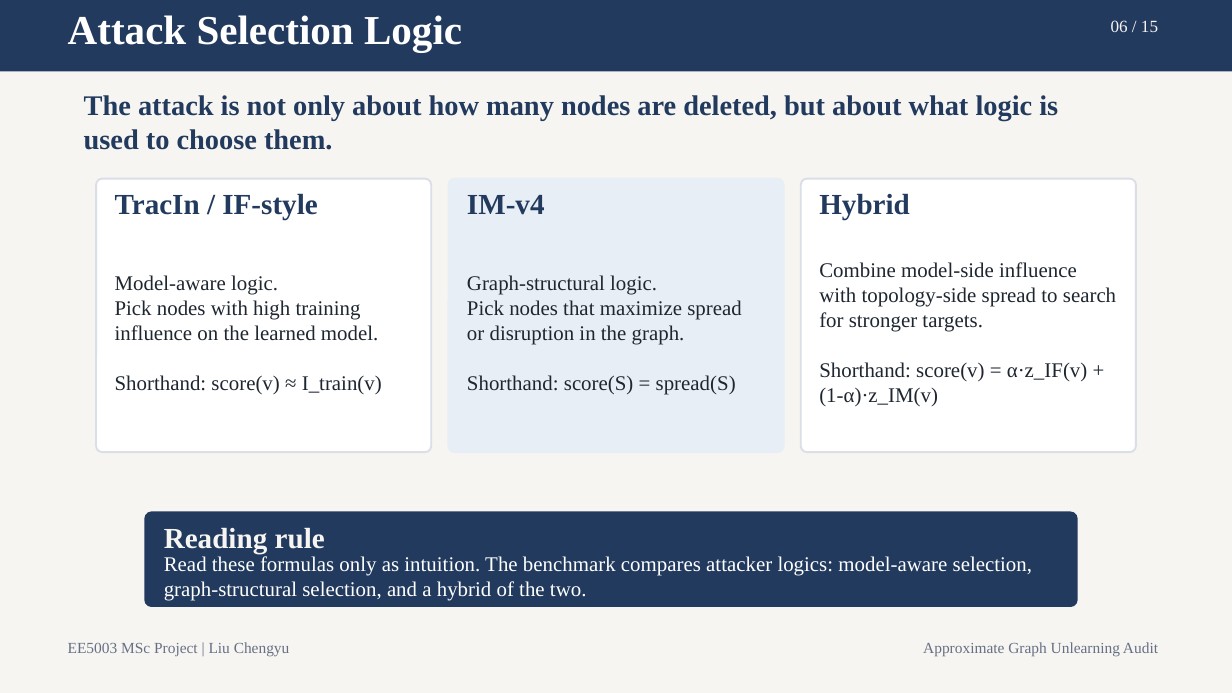
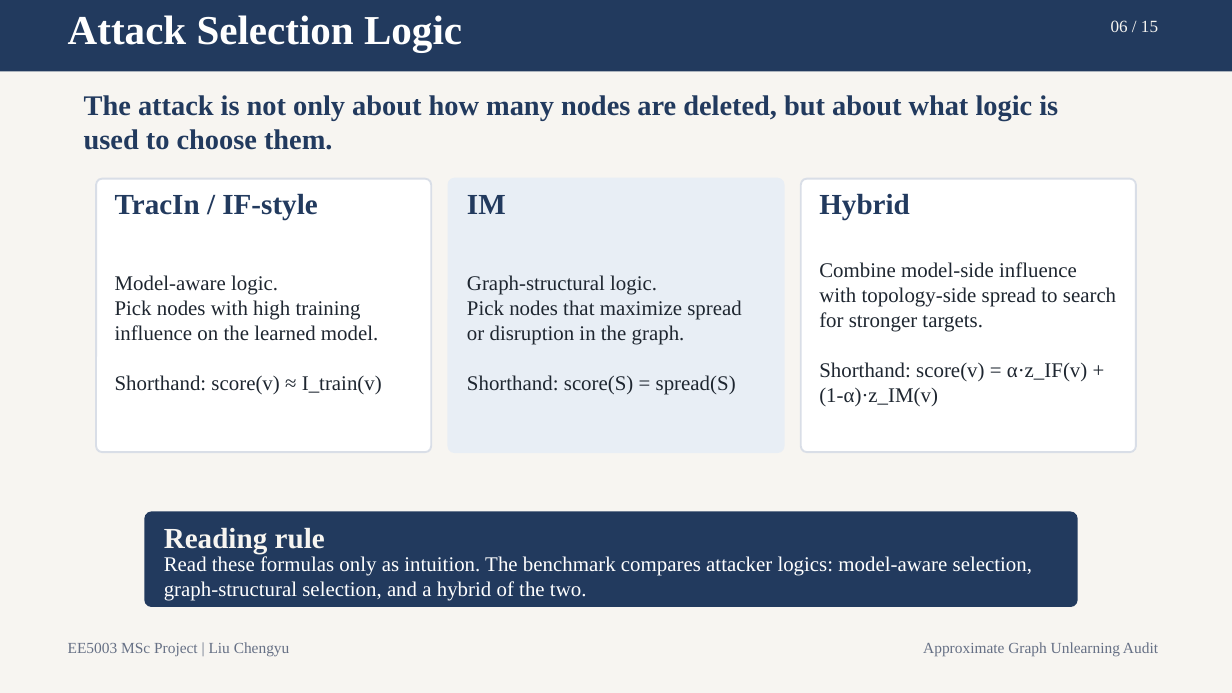
Before and after one commit to lelelelelelelelelelelelele/OpenGU, a slide deck: slide 6 of GULib-master/report/0417_5003report/ppt/out-test/final_15min_defense.pptx. Drawn at 1232x693 pixels with LibreOffice and Linux fonts; fonts in the diff are those of the drawing. Boxes give left, top, right and bottom in pixels: in the first picture for what was removed or moved away, otherwise in the second. Text is boxed around its words. In the diff, an @@ line names an element or a change of style, - is before the commit and + after.

```diff
--- a/GULib-master/report/0417_5003report/ppt/out-test/final_15min_defense.pptx
+++ b/GULib-master/report/0417_5003report/ppt/out-test/final_15min_defense.pptx
@@ text at <box>467,195,506,214</box>: text changed @@
-IM-v4
+IM
```
Also in this commit, not shown: 20 other files.
